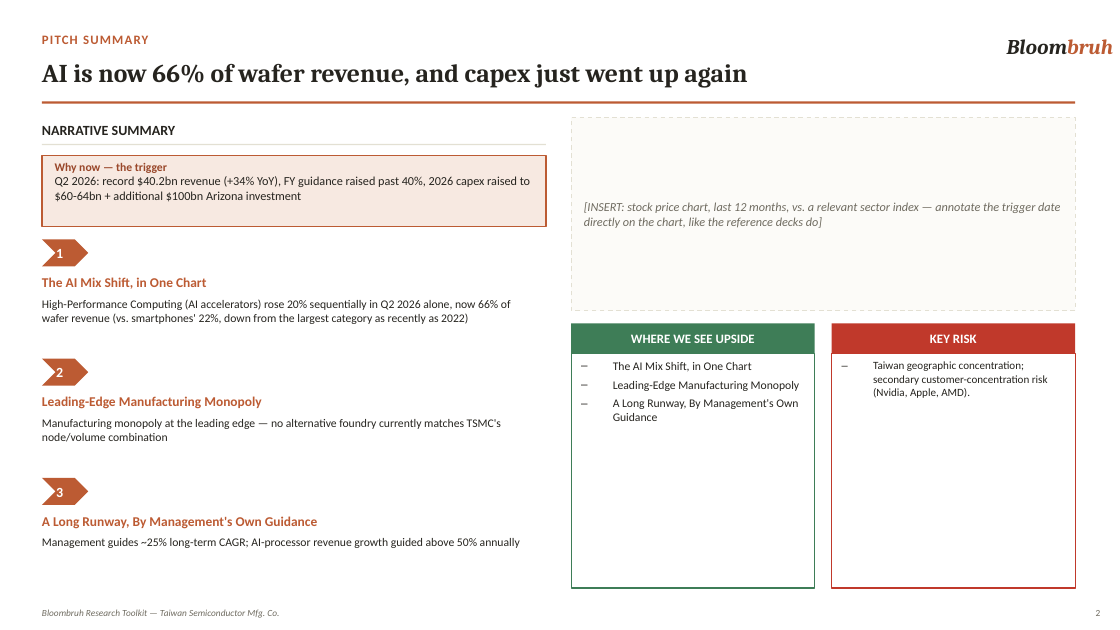
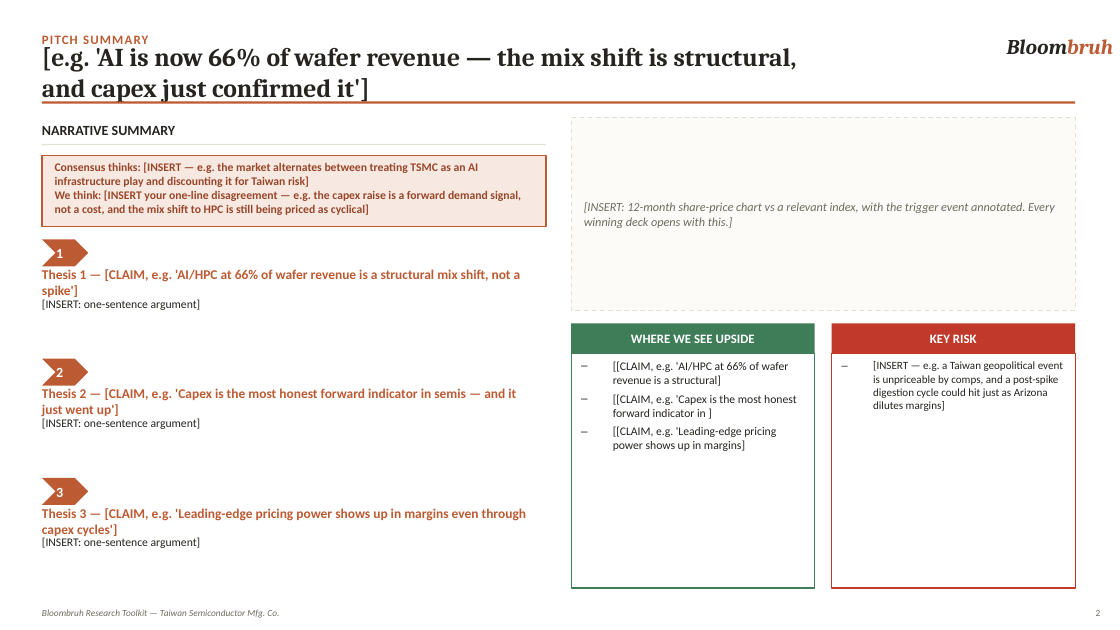
Before and after one commit to hopeful-chicken/Bloombruh, a slide deck: slide 2 of src/data/pitch-templates/tsmc.pptx. Drawn at 1120x630 pixels with LibreOffice and Linux fonts; fonts in the diff are those of the drawing. Boxes give left, top, right and bottom in pixels: in the first picture for what was removed or moved away, otherwise in the second. Text is boxed around its words. In the diff, an @@ line names an element or a change of style, - is before the commit and + after.

```diff
--- a/src/data/pitch-templates/tsmc.pptx
+++ b/src/data/pitch-templates/tsmc.pptx
@@ text at [42,43,797,103]: text changed @@
-AI is now 66% of wafer revenue, and capex just went up again
+[e.g. 'AI is now 66% of wafer revenue — the mix shift is structural, and capex just confirmed it']
@@ text at [55,162,521,215]: text changed; size 10.5 to 10 pt; text colour #26241F to #99472A; bold on @@
-Why now — the trigger
-Q2 2026: record $40.2bn revenue (+34% YoY), FY guidance raised past 40%, 2026 capex raised to $60-64bn + additional $100bn Arizona investment
+Consensus thinks: [INSERT — e.g. the market alternates between treating TSMC as an AI infrastructure play and discounting it for Taiwan risk]
+We think: [INSERT your one-line disagreement — e.g. the capex raise is a forward demand signal, not a cost, and the mix shift to HPC is still being priced as cyclical]
@@ text at [584,202,1055,228]: text changed @@
-[INSERT: stock price chart, last 12 months, vs. a relevant sector index — annotate the trigger date directly on the chart, like the reference decks do]
+[INSERT: 12-month share-price chart vs a relevant index, with the trigger event annotated. Every winning deck opens with this.]
@@ text at [42,269,521,297]: text changed @@
-The AI Mix Shift, in One Chart
+Thesis 1 — [CLAIM, e.g. 'AI/HPC at 66% of wafer revenue is a structural mix shift, not a spike']
@@ text at [42,299,201,310]: text changed @@
-High-Performance Computing (AI accelerators) rose 20% sequentially in Q2 2026 alone, now 66% of wafer revenue (vs. smartphones' 22%, down from the largest category as recently as 2022)
+[INSERT: one-sentence argument]
@@ text at [42,388,516,417]: text changed @@
-Leading-Edge Manufacturing Monopoly
+Thesis 2 — [CLAIM, e.g. 'Capex is the most honest forward indicator in semis — and it just went up']
@@ text at [613,361,796,451]: text changed @@
-– The AI Mix Shift, in One Chart
-– Leading-Edge Manufacturing Monopoly
-– A Long Runway, By Management's Own Guidance
+– [[CLAIM, e.g. 'AI/HPC at 66% of wafer revenue is a structural]
+– [[CLAIM, e.g. 'Capex is the most honest forward indicator in ]
+– [[CLAIM, e.g. 'Leading-edge pricing power shows up in margins]
@@ text at [873,361,1063,411]: text changed @@
-– Taiwan geographic concentration; secondary customer-concentration risk (Nvidia, Apple, AMD).
+– [INSERT — e.g. a Taiwan geopolitical event is unpriceable by comps, and a post-spike digestion cycle could hit just as Arizona dilutes margins]
@@ text at [42,418,201,429]: text changed @@
-Manufacturing monopoly at the leading edge — no alternative foundry currently matches TSMC's node/volume combination
+[INSERT: one-sentence argument]
@@ text at [42,508,526,536]: text changed @@
-A Long Runway, By Management's Own Guidance
+Thesis 3 — [CLAIM, e.g. 'Leading-edge pricing power shows up in margins even through capex cycles']
@@ text at [42,537,201,548]: text changed @@
-Management guides ~25% long-term CAGR; AI-processor revenue growth guided above 50% annually
+[INSERT: one-sentence argument]
```
Also in this commit, not shown: 9 other slides changed, 4 slides added, 18 other files.
